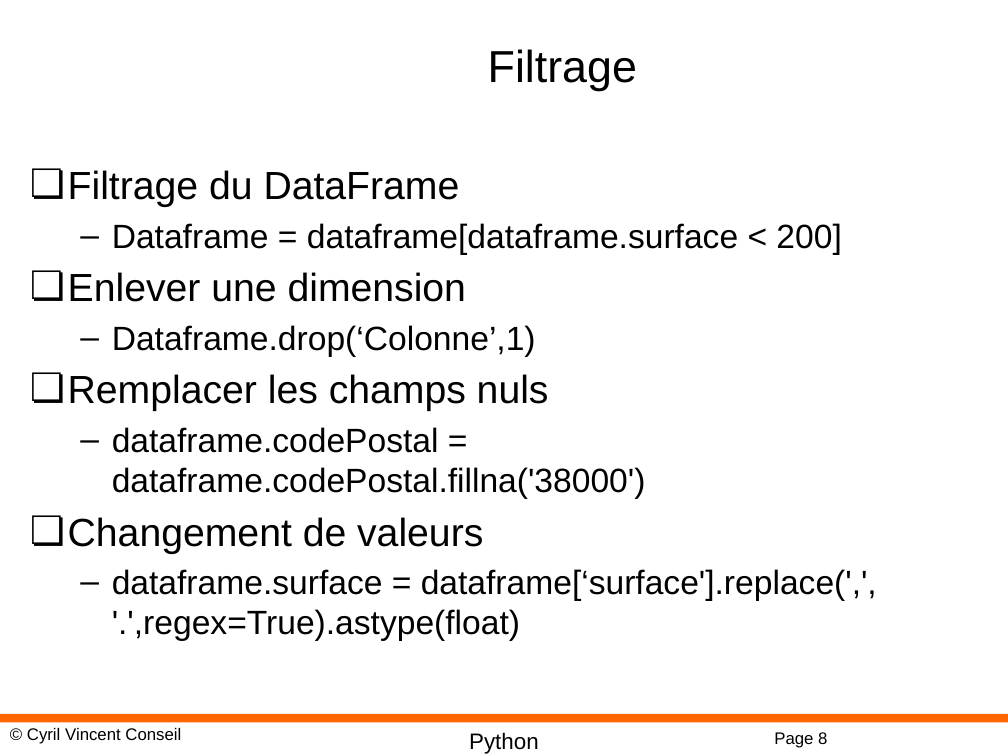
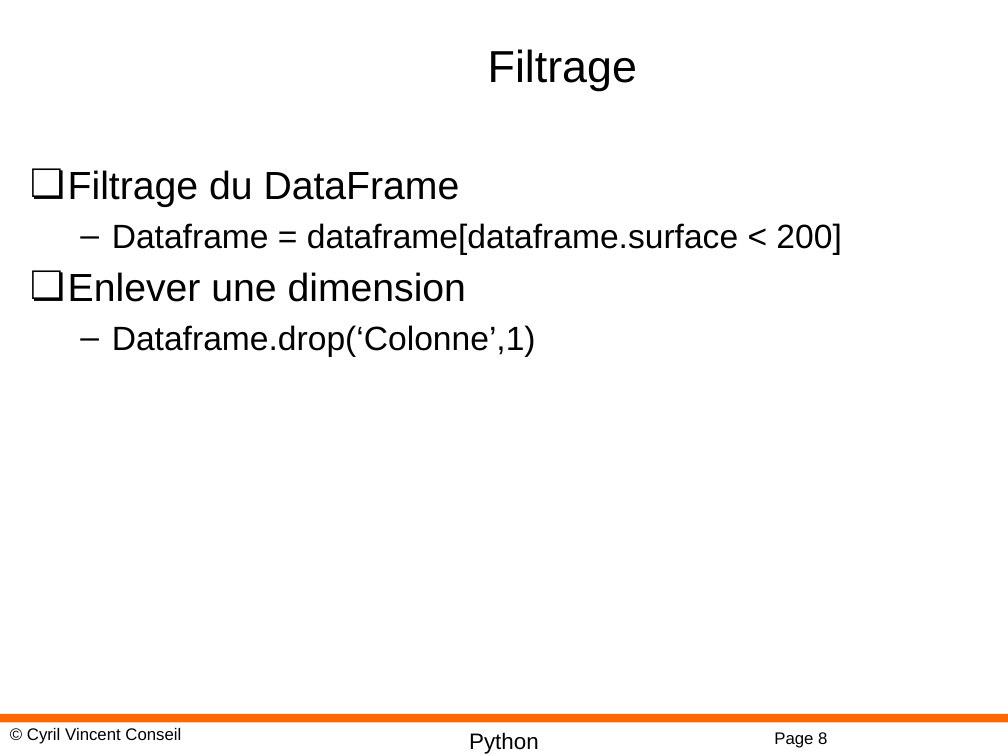
Before and after one commit to cyrilvincent/math, a slide deck: slide 8 of ppt/PythonMath11-Pandas.pptx. Drawn at 1008x756 pixels with LibreOffice and Linux fonts; fonts in the diff are those of the drawing; background and template pictures are left out. Boxes give left, top, right and bottom in pixels: in the first picture for what was removed or moved away, otherwise in the second. Text is boxed around its words. In the diff, an @@ line names an element or a change of style, - is before the commit and + after.

```diff
--- a/ppt/PythonMath11-Pandas.pptx
+++ b/ppt/PythonMath11-Pandas.pptx
@@ text at <box>68,374,877,641</box>: paragraphs removed @@
-❏ Remplacer les champs nuls
-  – dataframe.codePostal = dataframe.codePostal.fillna('38000')
-❏ Changement de valeurs
-  – dataframe.surface = dataframe[‘surface'].replace(',', '.',regex=True).astype(float)
```
Also in this commit, not shown: 1 slide added, 3 other files.
